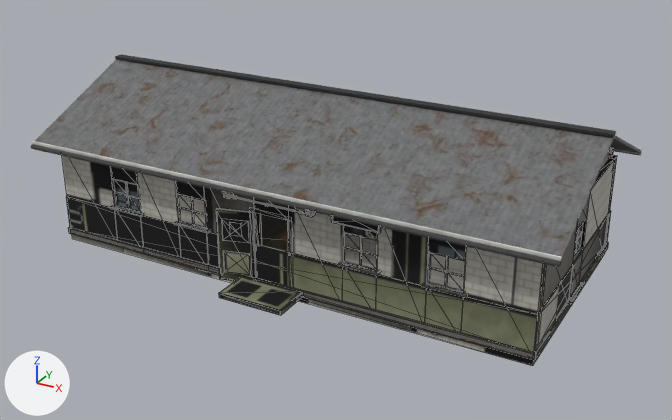
Renders of the glTF model sp-data/bldA.glb from each side of a commit.
Rendered twice from a 50 mm camera at (12.63, -22.82, 12.46) aimed at (0.38, -0.55, 1.33). Arrows for +X, +Y and +Z are at lower left; the lights stay in place. The older version comes first. Mesh edges are drawn as thin lines on the coarser meshes. Where no turn or scale is listed for an object, it has been applied to the vertices. Vertices at exactly the same position are counted once.

The first picture shows 'BldA_Roof', 'BldA_Shell' and 1 more.
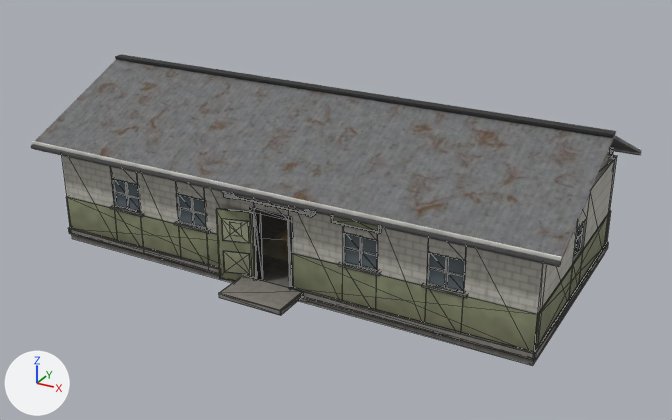
The change, as a diff of the scene's bpy script:
```diff
--- a/sp-data/bldA.glb.py
+++ b/sp-data/bldA.glb.py
@@ me_blda_shell @@
 # used by ob_blda_shell; location = (0.0, -0.27, 1.47)
-me_blda_shell.from_pydata(...)  # 1100 vertices, 1916 faces; spans x -7.6..7.6, y -4.4..4.4, z -1.7..1.7
+me_blda_shell.from_pydata(...)  # 1116 vertices, 1940 faces; spans x -7.6..7.6, y -4.4..4.4, z -1.7..1.7
+# me_blda_shell part 1
+# 183 faces are deleted
+# 5 vertices move within x -7.2..7.2, y -3.2..4.4, z -1.5..1.5
+# 2 vertices are added at (-0.6, -3.3, -1.5), (-0.6, -3.2, -1.5)
+# 8 new vertices lie (-6.9, 0.0, 0.0) away from vertices in x 7.5, y -3.3..-3.2, z -1.5..-0.2
+# 6 new vertices lie (6.9, 0.0, 0.0) away from vertices in x -7.5, y -3.3..-3.2, z -1.3..-0.2
+# 207 new faces join them
+# me_blda_shell part 2: 1647 kept faces spanning x -7.6..7.6, y -4.4..4.4, z -1.7..1.7 get new texture (UV) coordinates
 me_blda_shell.materials.append(mat_baked_blda_shell)
```

Location of each change, (x1, y1, x2, y2) in pixels of the pictures (672 x 420 px; the box of a moved part takes in the faces that stretch with it):
part 1 of me_blda_shell, moved or reshaped: before (66, 151, 613, 360); after (67, 151, 613, 360)
part 2 of me_blda_shell, surface changed: (66, 152, 617, 366) in both
